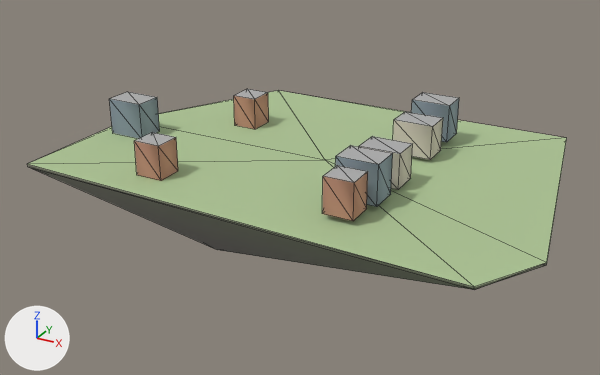
The glTF model godot_project/remake/sky/islands/SKY-022.lod2.glb as it was, and as the next commit left it.
Both versions are drawn from a camera (50 mm lens) standing at (234.0, -457.0, 205.0) and looking at (-14.0, -6.0, -20.0). The lights are fixed; the arrows at lower left show +X, +Y and +Z. The picture after the commit comes second. Mesh edges are drawn as thin lines. Vertices at exactly the same position are counted once.

Names of what the first picture shows: 'buildings', 'deck', 'rock'.
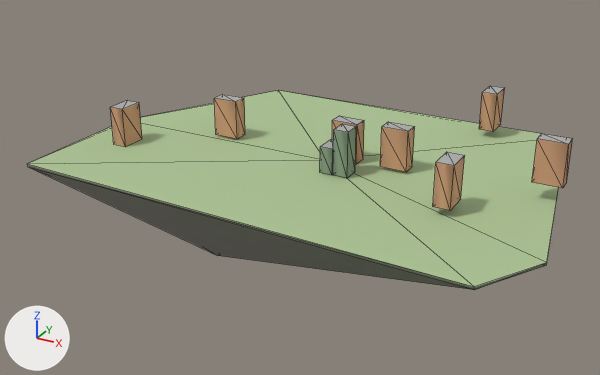
The change, as a list of edits to the scene's bpy script:
```text
Change me_rock:
    used by ob_rock; location = (0.0, 0.0, 0.0)
    remove me_rock.from_pydata(...)  # 25 vertices, 42 faces; spans x -167.0..164.0, y -110.0..122.0, z -53.0..0.0
    add me_rock.from_pydata(...)  # 25 vertices, 42 faces; spans x -167.0..164.0, y -110.0..122.0, z -57.0..0.0
    me_rock part 1: the whole mesh is scaled about the mesh origin by (1, 1, 1.08)
Change me_buildings:
    used by ob_buildings; location = (0.0, 0.0, 0.0)
    remove me_buildings.from_pydata(...)  # 64 vertices, 80 faces; spans x -158.0..64.0, y -80.0..82.0, z 0.0..31.0
    add me_buildings.from_pydata(...)  # 72 vertices, 90 faces; spans x -142.0..154.0, y -44.0..113.0, z 0.0..38.0
    me_buildings part 2: the loose piece of 8 vertices spanning x 37.0..64.0, y -24.0..-4.0, z 2.0..25.0 is scaled about its middle by (0.37, 0.6, 1.32), then moved by (-28.0, 0.0, 2.0)
    me_buildings part 3: the loose piece of 8 vertices spanning x 37.0..64.0, y -56.0..-36.0, z 3.0..30.0 is scaled about its middle by (0.333, 0.8, 0.681), then moved by (-37.0, 33.0, -7.0)
    me_buildings part 4: the loose piece of 8 vertices spanning x 37.0..64.0, y 30.0..50.0, z 2.0..25.0 is scaled about its middle by (0.667, 0.525, 1.18), then moved by (-37.0, -31.0, 0.0)
    me_buildings part 5: the loose piece of 8 vertices spanning x -90.0..-72.0, y 31.0..50.0, z 0.0..23.0 is scaled about its middle by (1, 0.553, 1.18), then moved by (2.0, -31.0, 4.0)
    me_buildings part 6: the loose piece of 8 vertices spanning x 37.0..64.0, y 62.0..82.0, z 4.0..31.0 is scaled about its middle by (0.667, 0.525, 1.05), then moved by (-2.0, -62.0, -2.0)
    me_buildings part 7: the loose piece of 8 vertices spanning x -158.0..-130.0, y -26.0..-6.0, z 0.0..26.0 is scaled about its middle by (0.389, 0.9, 1.05), then moved by (8.0, -18.0, 1.0)
    me_buildings part 8: the loose piece of 8 vertices spanning x 41.0..60.0, y -80.0..-62.0, z 3.0..27.0 is scaled about its middle by (0.553, 1, 1.18), then moved by (48.0, 36.0, 4.0)
    me_buildings part 9: the loose piece of 8 vertices spanning x -92.0..-72.0, y -80.0..-62.0, z 0.0..23.0 is scaled about its middle by (0.947, 0.583, 1.18), then moved by (227.0, 80.0, 13.0)
    me_buildings part 10: the loose piece of 8 vertices spanning x 37.0..64.0, y 62.0..82.0, z 4.0..31.0 is copied, and the copy is scaled about its middle by (0.389, 0.9, 1.05), then moved by (31.0, 32.0, 2.0); it spans x 76.0..87.0, y 94.0..113.0, z 5.0..33.0
```

Boxes [x1, y1, x2, y2] around the edits, measured in the pictures (600 x 375 px; the box of a moved part takes in the faces that stretch with it):
'buildings', reshaped (32% wider): before [109, 89, 459, 221]; after [110, 86, 573, 211]
'rock', rescaled: before [27, 145, 566, 290]; after [27, 164, 559, 290]
part 1 of me_rock, moved or reshaped: before [36, 170, 459, 287]; after [36, 170, 459, 288]
part 2 of me_buildings, moved or reshaped: before [359, 136, 413, 190]; after [333, 124, 356, 178]
part 3 of me_buildings, moved or reshaped: before [335, 145, 393, 207]; after [320, 139, 333, 175]
part 4 of me_buildings, moved or reshaped: before [393, 112, 443, 160]; after [332, 116, 364, 164]
part 5 of me_buildings, moved or reshaped: before [234, 89, 269, 129]; after [214, 94, 245, 139]
part 6 of me_buildings, moved or reshaped: before [411, 92, 459, 142]; after [380, 122, 415, 172]
part 7 of me_buildings, moved or reshaped: before [109, 92, 160, 139]; after [110, 100, 142, 147]
part 8 of me_buildings, moved or reshaped: before [323, 165, 368, 221]; after [433, 152, 465, 211]
part 9 of me_buildings, moved or reshaped: before [134, 132, 178, 181]; after [532, 133, 573, 188]
part 10 of me_buildings, added (brown): after [479, 86, 505, 132]
